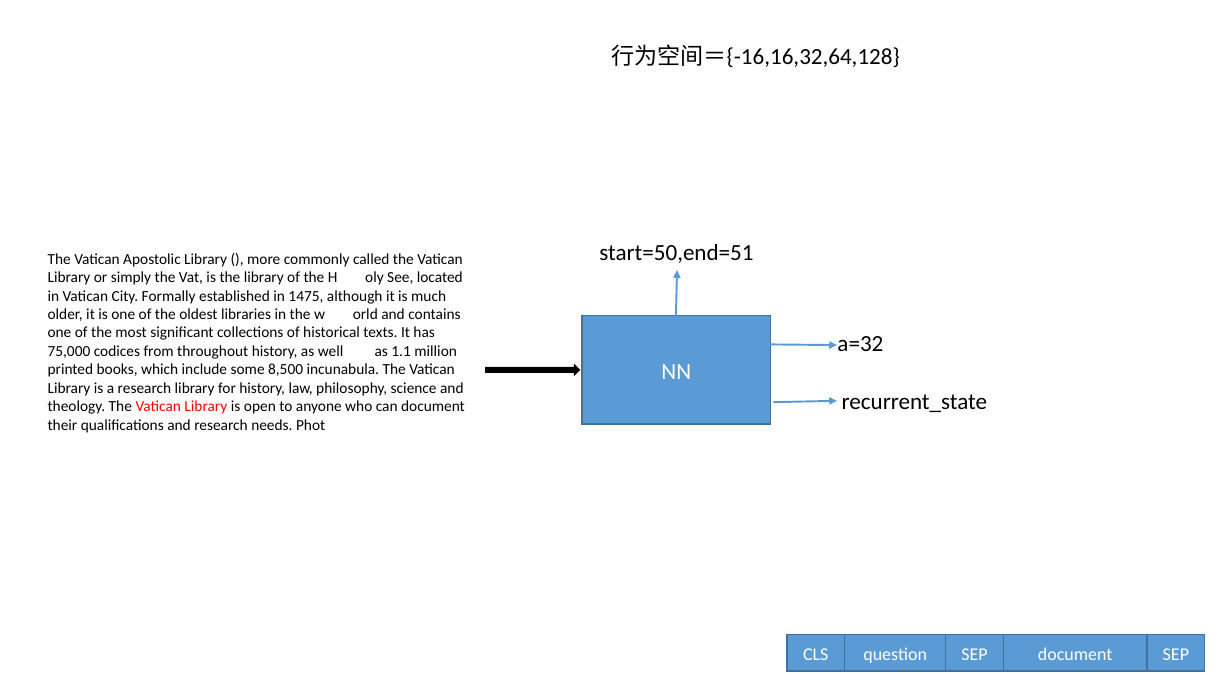
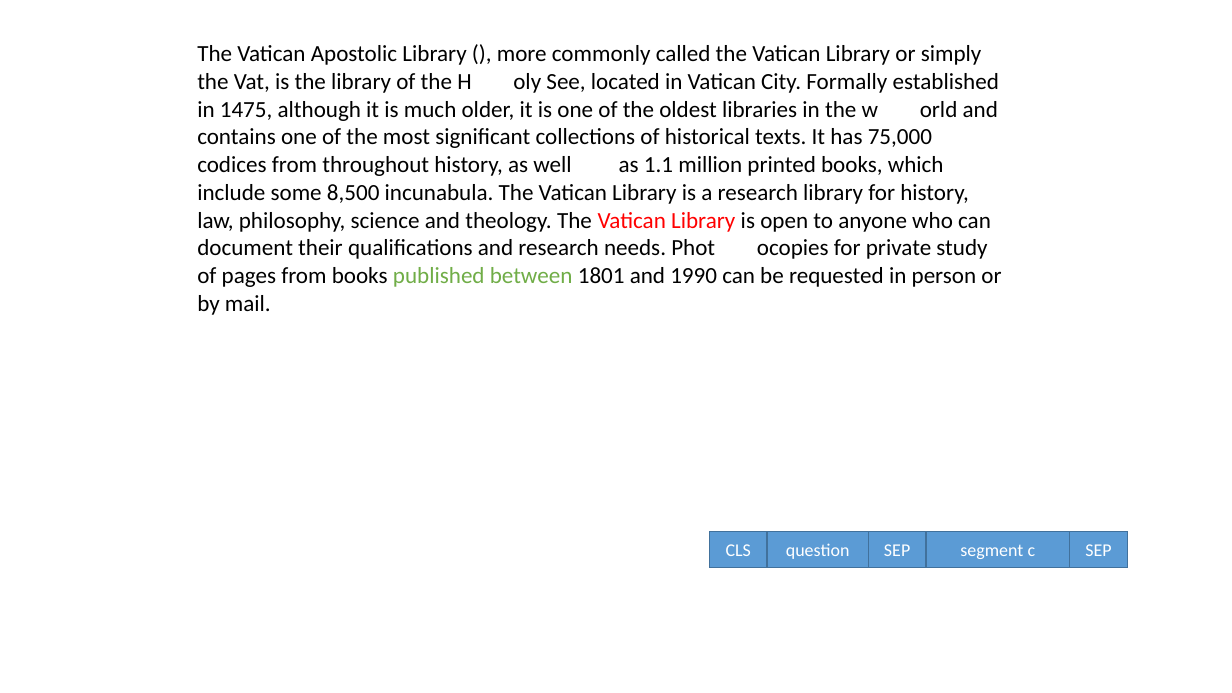
Before and after one commit to xhsun1997/rumor_project, a slide deck: slide 42 of 新建 PPT 演示文稿.ppt (slide 48 before the commit). Drawn at 1232x693 pixels with LibreOffice and Linux fonts; fonts in the diff are those of the drawing. Boxes give left, top, right and bottom in pixels: in the first picture for what was removed or moved away, otherwise in the second. Text is boxed around its words. In the diff, an @@ line names an element or a change of style, - is before the commit and + after.

```diff
--- a/新建 PPT 演示文稿.ppt
+++ b/新建 PPT 演示文稿.ppt
@@ text at bbox=[197, 45, 1001, 315]: text changed; size 12 to 18 pt @@
-The Vatican Apostolic Library (), more commonly called the Vatican Library or simply the Vat, is the library of the H oly See, located in Vatican City. Formally established in 1475, although it is much older, it is one of the oldest libraries in the w orld and contains one of the most significant collections of historical texts. It has 75,000 codices from throughout history, as well as 1.1 million printed books, which include some 8,500 incunabula. The Vatican Library is a research library for history, law, philosophy, science and theology. The Vatican Library is open to anyone who can document their qualifications and research needs. Phot
+The Vatican Apostolic Library (), more commonly called the Vatican Library or simply the Vat, is the library of the H oly See, located in Vatican City. Formally established in 1475, although it is much older, it is one of the oldest libraries in the w orld and contains one of the most significant collections of historical texts. It has 75,000 codices from throughout history, as well as 1.1 million printed books, which include some 8,500 incunabula. The Vatican Library is a research library for history, law, philosophy, science and theology. The Vatican Library is open to anyone who can document their qualifications and research needs. Phot ocopies for private study of pages from books published between 1801 and 1990 can be requested in person or by mail.
@@ text removed at bbox=[611, 44, 900, 67] @@
-行为空间＝{-16,16,32,64,128}
@@ text removed at bbox=[599, 244, 753, 263] @@
-start=50,end=51
@@ arrow removed from (675, 324) to (677, 270) @@
@@ rectangle removed at bbox=[582, 315, 770, 424] @@
-NN
@@ arrow removed from (767, 344) to (837, 344) @@
@@ text removed at bbox=[837, 336, 883, 351] @@
-a=32
@@ right arrow removed at bbox=[486, 365, 579, 374] @@
@@ arrow removed from (773, 402) to (837, 401) @@
@@ text removed at bbox=[842, 394, 988, 412] @@
-recurrent_state
@@ rectangle "question": place and size @@
-rectangle "question" at bbox=[844, 634, 946, 670]
+rectangle "question" at bbox=[767, 531, 868, 567]
@@ rectangle added at bbox=[925, 531, 1069, 567], fill #5B9BD5, outline #41719C 0.99 pt, 14 pt, text #FFFFFF @@
+segment c
@@ 3 rectangles: place and size @@
-3 rectangles at bbox=[787, 634, 1204, 670]
+3 rectangles at bbox=[709, 531, 1127, 567]
@@ rectangle removed at bbox=[1003, 634, 1147, 670] @@
-document
```
Also in this commit, not shown: 6 other slides changed, 9 slides added, 16 slides removed, 2 other files.
